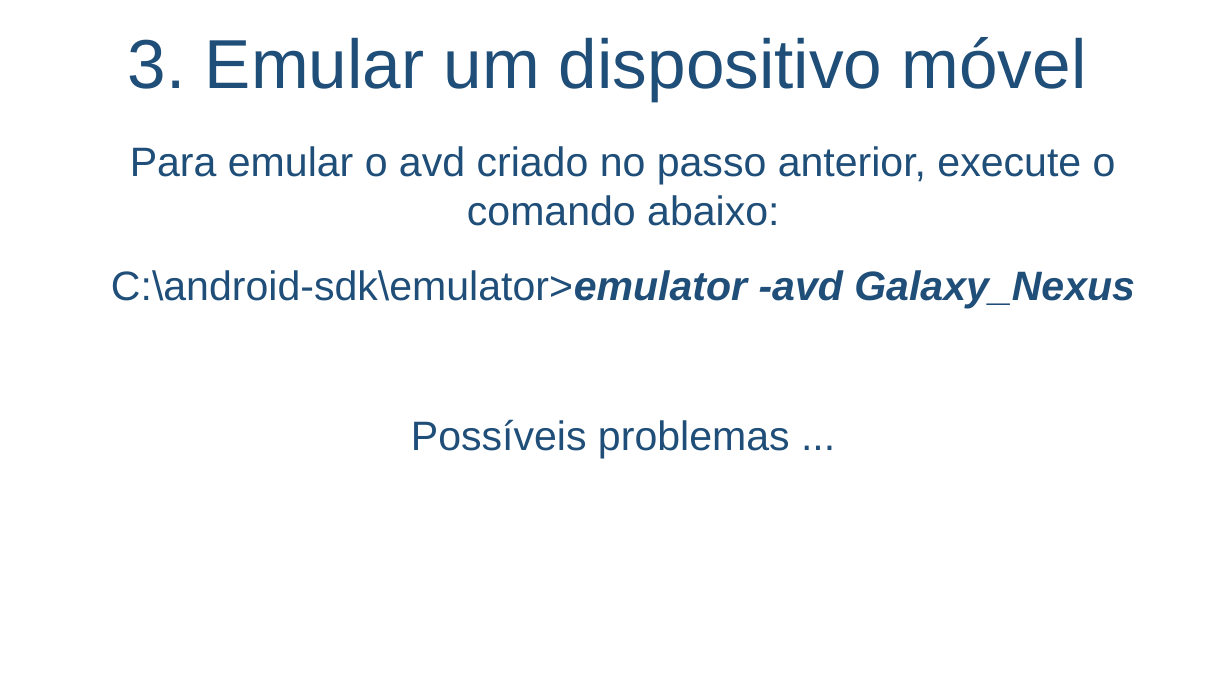
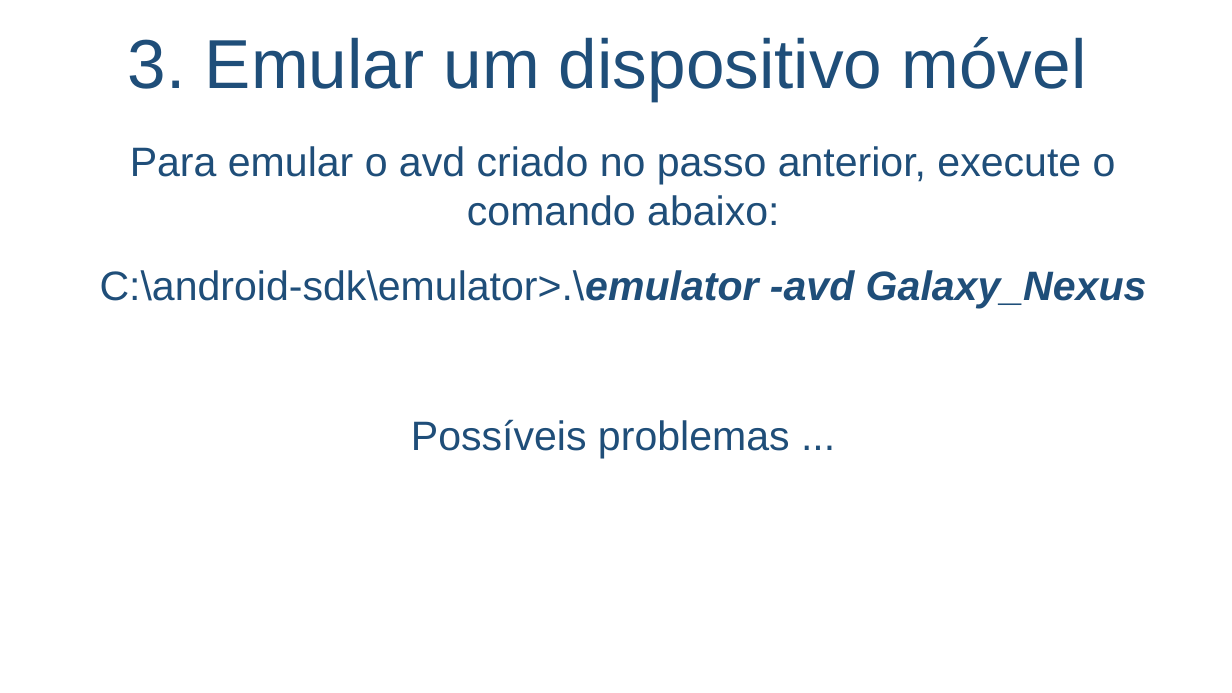
Before and after one commit to salmo-jr/public-slides, a slide deck: slide 22 of building-games-for-Android.pptx. Drawn at 1232x693 pixels with LibreOffice and Linux fonts; fonts in the diff are those of the drawing; background and template pictures are left out. Boxes give left, top, right and bottom in pixels: in the first picture for what was removed or moved away, otherwise in the second. Text is boxed around its words. In the diff, an @@ line names an element or a change of style, - is before the commit and + after.

```diff
--- a/building-games-for-Android.pptx
+++ b/building-games-for-Android.pptx
@@ text at (100,270,1147,308): text changed @@
-C:\android-sdk\emulator>emulator -avd Galaxy_Nexus
+C:\android-sdk\emulator>.\emulator -avd Galaxy_Nexus
```
Also in this commit, not shown: 7 other slides changed.
